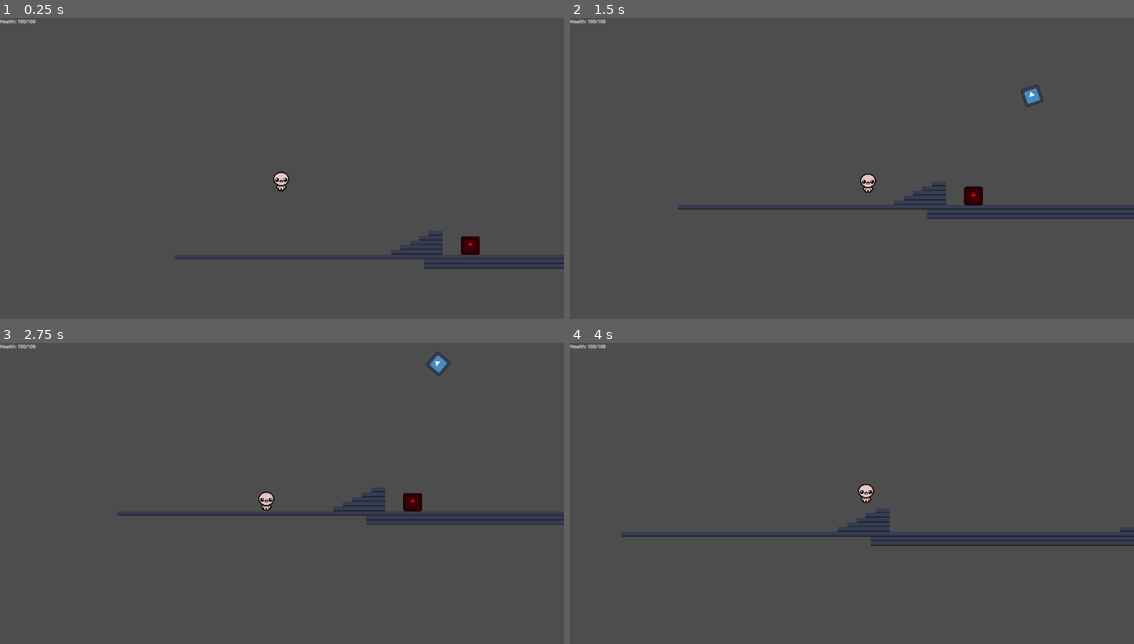
Above: before the commit, frames 1-4 (two rows, left to right).
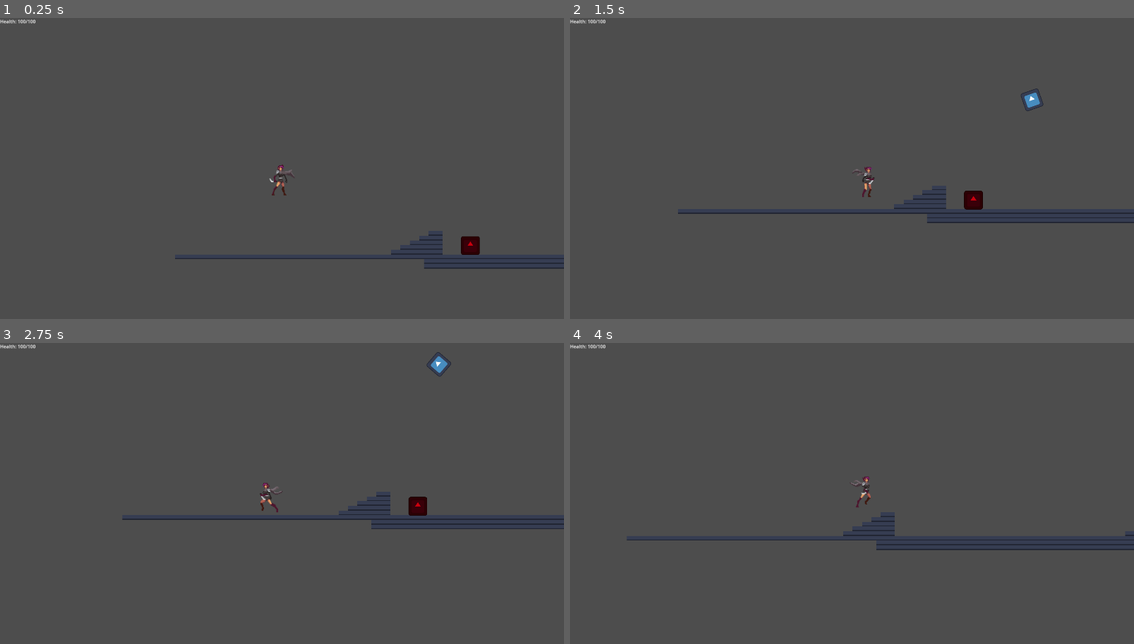
Above: after the commit, the same moments.

Repository: wya-wy/CG-final-project1
Game: Godot game, scene res://view/level/test_level.tscn
The game is run twice, just before and just after one commit, with the same random seed, the same clock (stepped at 60 frames per second) and the same inputs. This scene is started directly instead of the project's main scene. The engine's default icon, where the game draws it, is replaced by a stand-in: a white triangle on a blue panel in a dark square.
Inputs (mouse positions are in pixels of both pictures, inside the frame that each line leads up to):
- Up to frame 1 (0.25 s): no input
- Up to frame 2 (1.5 s): move the mouse to (976, 159) at 0.52 s; hold D (move_right) from 0.53 s (still down); right-click (976, 159) at 0.6 s; tap Space (jump) at 0.77 s; click (976, 159) at 0.8 s; move the mouse to (739, 192) at 1.27 s; click (739, 192) at 1.35 s
- Up to frame 3 (2.75 s): tap Space (jump) at 1.52 s; right-click (169, 517) at 1.55 s; move the mouse to (338, 430) at 2.02 s; release D (move_right) at 2.03 s; hold A (move_left) from 2.03 s (still down); right-click (338, 430) at 2.1 s; click (338, 430) at 2.3 s
- Up to frame 4 (4 s): move the mouse to (823, 565) at 2.77 s; release A (move_left) at 2.78 s; hold D (move_right) from 2.78 s (still down); click (823, 565) at 2.85 s; tap Space (jump) at 3.02, 3.77 s; right-click (823, 565) at 3.05 s; move the mouse to (1021, 547) at 3.52 s; right-click (1021, 547) at 3.6 s; click (1021, 547) at 3.8 s

The runs differ from the first frame. In frame 1, 0.2% of the frame differs, in the area x 47-53%, y 48-60%; in frame 2, 1.5%; in frame 3, 1.5%; in frame 4, 1.8%, in the area x 9-100%, y 44-69%.

Commit message:
添加了主角动画

Diff:
--- a/view/level/test_level.tscn
+++ b/view/level/test_level.tscn
@@ -150,6 +150,7 @@
 
 [node name="Player" parent="." instance=ExtResource("2_yoqnf")]
 position = Vector2(314, 138)
+scale = Vector2(1, 1)
 
 [node name="TileMap" type="TileMap" parent="."]
 tile_set = SubResource("TileSet_4ptq8")
--- a/viewmodel/entities/player.gd
+++ b/viewmodel/entities/player.gd
@@ -4,6 +4,9 @@
 # @onready 确保在 _ready() 之前获取到 WeaponHandler 节点
 # ($WeaponHandler 是 Player 场景中子节点的名称)
 @onready var weapon_handler = $WeaponHandler
+
+# 新增：获取 AnimationPlayer
+@onready var animation_player = $AnimationPlayer
 
 # --- 2. 移动常量 ---
 const SPEED = 300.0
@@ -50,16 +53,31 @@
 	else:
 		velocity.x = move_toward(velocity.x, 0, SPEED)
 
+	# --- 状态优先级逻辑 ---
+	# 如果正在播放攻击动画，且动画还没播完，就不要播放跑步或待机动画
+	if animation_player.current_animation == "Attack" and animation_player.is_playing():
+		# 可以在这里选择是否允许移动，如果想攻击时定身：
+		# velocity.x = 0
+		pass
+	else:
+		# 处理移动动画
+		if velocity.x != 0:
+			animation_player.play("run")
+		else:
+			animation_player.play("idle")
+
 	# --- 执行移动 ---
 	move_and_slide()
 
-	# --- 【关键改动】攻击输入 ---
-	# Player 脚本不再关心 "如何" 攻击。
-	# 它只在玩家按下按键时，"命令" WeaponHandler 去执行攻击。
+	# --- 攻击输入 ---
 	if Input.is_action_just_pressed("attack"):
+		# 远程攻击逻辑保持不变
 		weapon_handler.attack()
 
 	if Input.is_action_just_pressed("melee_attack"):
+		# 1. 播放动画 (动画中包含了开启 Hitbox 的逻辑)
+		animation_player.play("attack")
+		# 2. 通知 WeaponHandler (计算伤害数值等)
 		weapon_handler.melee_attack()
 
 	# --- Debug: 受伤测试 (保留) ---
--- a/viewmodel/entities/player.tscn
+++ b/viewmodel/entities/player.tscn
@@ -1,15 +1,73 @@
-[gd_scene load_steps=7 format=3 uid="uid://cpe4r3cy0a6en"]
+[gd_scene load_steps=11 format=3 uid="uid://cpe4r3cy0a6en"]
 
 [ext_resource type="Script" uid="uid://bubv1hogd27m1" path="res://viewmodel/entities/player.gd" id="1_onrkg"]
-[ext_resource type="Texture2D" uid="uid://cnqpqf6maldel" path="res://assets/isaac.png" id="2_wqekw"]
+[ext_resource type="Texture2D" uid="uid://c3na4sboldhfc" path="res://assets/Aegir/spritesheet.png" id="2_wqekw"]
 [ext_resource type="Script" uid="uid://iengamu6c1u2" path="res://viewmodel/weapons/weapon_handler.gd" id="3_a6yy2"]
 [ext_resource type="Resource" uid="uid://ddrmcamdwy868" path="res://viewmodel/weapons/test_sword.tres" id="4_wqekw"]
 
 [sub_resource type="RectangleShape2D" id="RectangleShape2D_wqekw"]
-size = Vector2(72, 134)
+size = Vector2(72, 105.5)
 
 [sub_resource type="RectangleShape2D" id="RectangleShape2D_biy1m"]
 size = Vector2(149, 42)
+
+[sub_resource type="Animation" id="Animation_biy1m"]
+resource_name = "idle"
+length = 0.8
+loop_mode = 1
+step = 0.016666668
+tracks/0/type = "value"
+tracks/0/imported = false
+tracks/0/enabled = true
+tracks/0/path = NodePath("Sprite2D:frame")
+tracks/0/interp = 1
+tracks/0/loop_wrap = true
+tracks/0/keys = {
+"times": PackedFloat32Array(0, 0.1, 0.2, 0.3, 0.4, 0.5, 0.6, 0.7),
+"transitions": PackedFloat32Array(1, 1, 1, 1, 1, 1, 1, 1),
+"update": 1,
+"values": [0, 1, 2, 3, 4, 5, 6, 7]
+}
+
+[sub_resource type="Animation" id="Animation_is3co"]
+length = 0.001
+tracks/0/type = "value"
+tracks/0/imported = false
+tracks/0/enabled = true
+tracks/0/path = NodePath("Sprite2D:frame")
+tracks/0/interp = 1
+tracks/0/loop_wrap = true
+tracks/0/keys = {
+"times": PackedFloat32Array(0),
+"transitions": PackedFloat32Array(1),
+"update": 1,
+"values": [1]
+}
+
+[sub_resource type="Animation" id="Animation_wqekw"]
+resource_name = "run"
+length = 0.66666836
+loop_mode = 1
+step = 0.016666668
+tracks/0/type = "value"
+tracks/0/imported = false
+tracks/0/enabled = true
+tracks/0/path = NodePath("Sprite2D:frame")
+tracks/0/interp = 1
+tracks/0/loop_wrap = true
+tracks/0/keys = {
+"times": PackedFloat32Array(0, 0.083333336, 0.16666667, 0.25000003, 0.33333334, 0.4166667, 0.50000006, 0.5833334),
+"transitions": PackedFloat32Array(1, 1, 1, 1, 1, 1, 1, 1),
+"update": 1,
+"values": [20, 21, 22, 23, 24, 25, 26, 27]
+}
+
+[sub_resource type="AnimationLibrary" id="AnimationLibrary_6ef4u"]
+_data = {
+&"RESET": SubResource("Animation_is3co"),
+&"idle": SubResource("Animation_biy1m"),
+&"run": SubResource("Animation_wqekw")
+}
 
 [node name="Player" type="CharacterBody2D" groups=["player"]]
 scale = Vector2(0.5, 0.5)
@@ -17,10 +75,15 @@
 script = ExtResource("1_onrkg")
 
 [node name="Sprite2D" type="Sprite2D" parent="."]
-scale = Vector2(4, 4)
+position = Vector2(0, -110)
+scale = Vector2(2, 2.5)
 texture = ExtResource("2_wqekw")
+hframes = 20
+vframes = 16
+frame = 1
 
 [node name="CollisionShape2D" type="CollisionShape2D" parent="."]
+position = Vector2(0, -5.25)
 shape = SubResource("RectangleShape2D_wqekw")
 
 [node name="WeaponHandler" type="Node2D" parent="."]
@@ -32,6 +95,12 @@
 collision_mask = 4
 
 [node name="CollisionShape2D" type="CollisionShape2D" parent="WeaponHandler/MeleeHitbox"]
-position = Vector2(34.5, 43)
+position = Vector2(42, 4)
 shape = SubResource("RectangleShape2D_biy1m")
 debug_color = Color(1, 0, 0, 0.3019608)
+
+[node name="AnimationPlayer" type="AnimationPlayer" parent="."]
+libraries = {
+&"": SubResource("AnimationLibrary_6ef4u")
+}
+autoplay = "idle"
Binary file added: assets/Aegir/spritesheet.png
Not shown, changed: assets/Aegir/spritesheet.png.import
Binary file added: assets/background/background.png
Not shown, added: assets/background/background.png.import
Binary file added: assets/background/tileset.png
Not shown, added: assets/background/tileset.png.import
Binary file removed: assets/isaac.png
